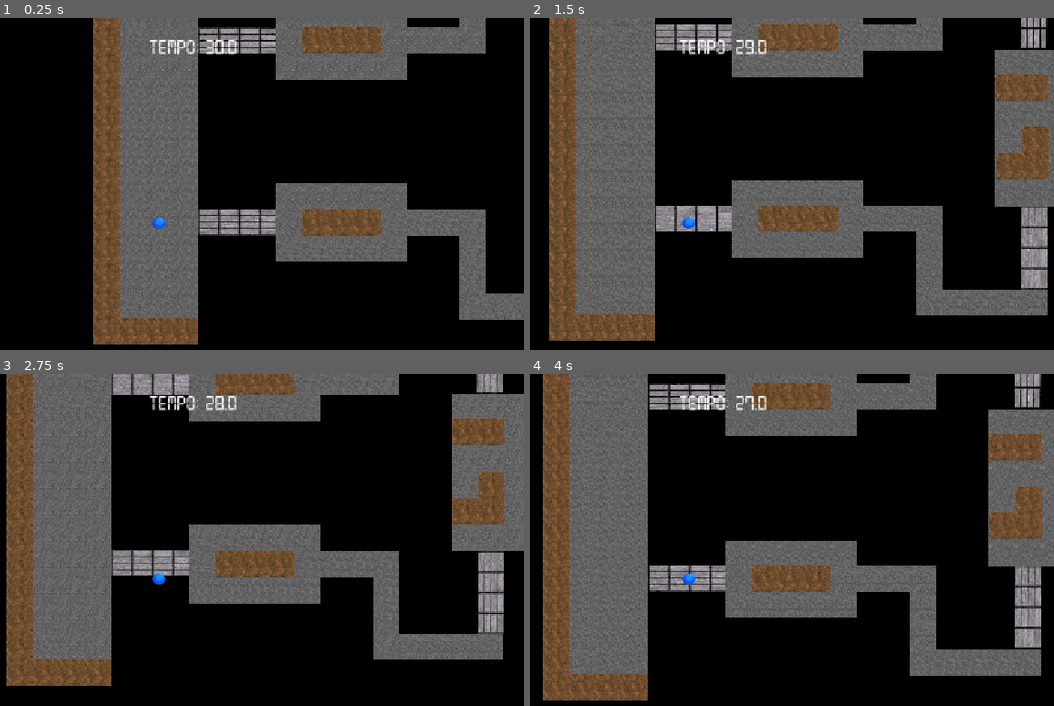
Above: before the commit, frames 1-4 (two rows, left to right).
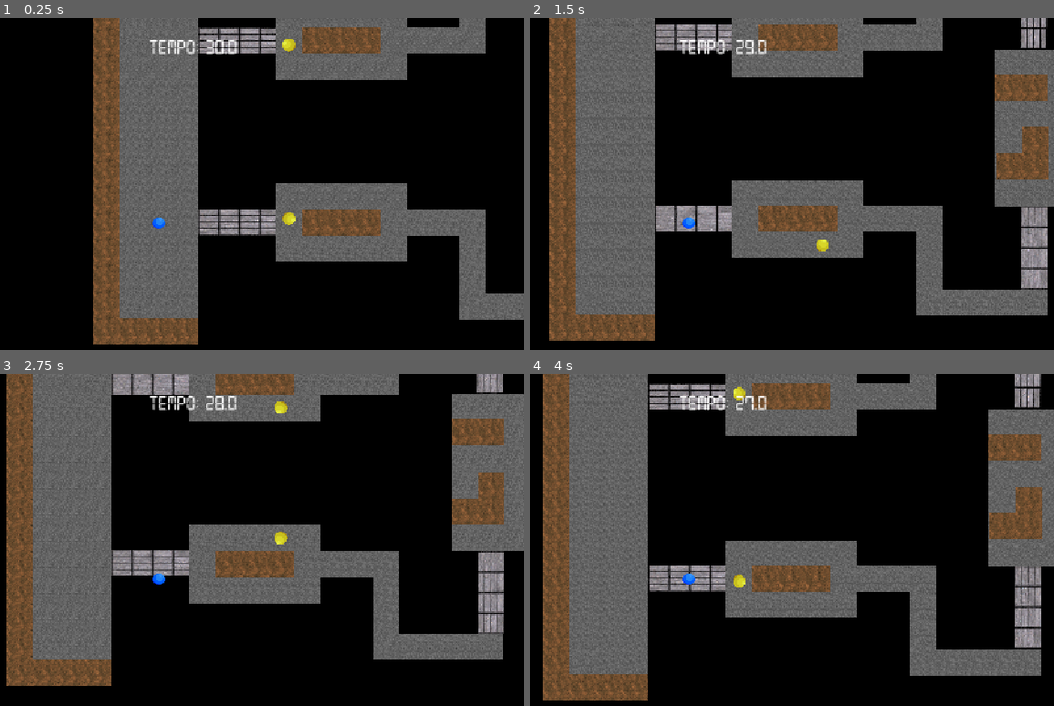
Above: after the commit, the same moments.

Repository: viniciusbaylet/DCC148-DesenvolvimentoJogos
Game: Godot game, scene res://scenes/main.tscn
Same seed, same stepped clock (60 frames per second), same inputs: the game is played once before the commit and once after it. The project has no main scene, so this scene is started directly.
Inputs:
- Up to frame 1 (0.25 s): no input
- Up to frame 2 (1.5 s): hold D (move_right) 0.53-1.28 s; hold S (move_down) from 1.28 s (still down)
- Up to frame 3 (2.75 s): release S (move_down) at 2.03 s; hold D (move_right) from 2.03 s (still down)
- Up to frame 4 (4 s): release D (move_right) at 2.78 s; hold W (move_up) 2.78-3.53 s; hold A (move_left) from 3.53 s (still down)

The runs differ from the first frame. In frame 1, 0.2% of the frame differs, in the area x 53-57%, y 6-63%; in frame 2, less than 0.1%; in frame 3, 0.2%; in frame 4, 0.1%.

Commit message:
feat: create enemy with collision and trajectory

Diff:
--- /dev/null
+++ b/Trabalho1/scenes/inimigo.tscn
@@ -0,0 +1,19 @@
+[gd_scene format=3 uid="uid://dhlxmoa6tgf12"]
+
+[ext_resource type="Script" uid="uid://640cysuledu" path="res://scripts/inimigo.gd" id="1_61lki"]
+[ext_resource type="Texture2D" uid="uid://djbcpipds4mf4" path="res://sprites/ball2.png" id="1_pt50e"]
+
+[sub_resource type="CircleShape2D" id="CircleShape2D_61lki"]
+radius = 11.05
+
+[node name="Inimigo" type="Area2D" unique_id=568653154]
+script = ExtResource("1_61lki")
+
+[node name="Sprite2D" type="Sprite2D" parent="." unique_id=876772764]
+scale = Vector2(0.7, 0.7)
+texture = ExtResource("1_pt50e")
+
+[node name="CollisionShape2D" type="CollisionShape2D" parent="." unique_id=381095442]
+shape = SubResource("CircleShape2D_61lki")
+
+[connection signal="body_entered" from="." to="." method="_on_body_entered"]
--- a/Trabalho1/scenes/main.tscn
+++ b/Trabalho1/scenes/main.tscn
@@ -11,9 +11,6 @@
 
 [node name="Player" parent="." unique_id=25847643 instance=ExtResource("2_sugp2")]
 position = Vector2(70, 480)
-speed = null
-acceleration = null
-friction = null
 
 [node name="Tempo" parent="." unique_id=205442638 instance=ExtResource("3_sugp2")]
 
--- a/Trabalho1/scenes/pista.tscn
+++ b/Trabalho1/scenes/pista.tscn
@@ -5,6 +5,25 @@
 [ext_resource type="PackedScene" uid="uid://bsmx6s1uk1mub" path="res://scenes/parede.tscn" id="3_erodb"]
 [ext_resource type="PackedScene" uid="uid://ccg62hrpjsbl1" path="res://scenes/linha_chegada.tscn" id="4_itl16"]
 [ext_resource type="PackedScene" uid="uid://ca1c2yahavtjh" path="res://scenes/abismo.tscn" id="5_erodb"]
+[ext_resource type="PackedScene" uid="uid://dhlxmoa6tgf12" path="res://scenes/inimigo.tscn" id="6_12jx3"]
+
+[sub_resource type="Curve2D" id="Curve2D_12jx3"]
+_data = {
+"points": PackedVector2Array(0, 0, 0, 0, 895, 282, 0, 0, 0, 0, 895, 351, 0, 0, 0, 0, 895, 282)
+}
+point_count = 3
+
+[sub_resource type="Curve2D" id="Curve2D_4e6bw"]
+_data = {
+"points": PackedVector2Array(0, 0, 0, 0, 298, 434, 0, 0, 0, 0, 298, 525, 0, 0, 0, 0, 482, 525, 0, 0, 0, 0, 482, 434, 0, 0, 0, 0, 298, 434)
+}
+point_count = 5
+
+[sub_resource type="Curve2D" id="Curve2D_6srjx"]
+_data = {
+"points": PackedVector2Array(0, 0, 0, 0, 298, 205, 0, 0, 0, 0, 298, 114, 0, 0, 0, 0, 482, 114, 0, 0, 0, 0, 482, 205, 0, 0, 0, 0, 298, 205)
+}
+point_count = 5
 
 [node name="Pista" type="Node2D" unique_id=1142610319]
 
@@ -1155,3 +1174,30 @@
 
 [node name="Abismo42" parent="." unique_id=1073867631 instance=ExtResource("5_erodb")]
 position = Vector2(236, 363)
+
+[node name="Trajetoria3" type="Path2D" parent="." unique_id=6603870]
+curve = SubResource("Curve2D_12jx3")
+
+[node name="PathFollow2D" type="PathFollow2D" parent="Trajetoria3" unique_id=441729518]
+position = Vector2(895, 282)
+rotation = 1.5707964
+
+[node name="Inimigo" parent="Trajetoria3/PathFollow2D" unique_id=568653154 instance=ExtResource("6_12jx3")]
+
+[node name="Trajetoria4" type="Path2D" parent="." unique_id=1829618789]
+curve = SubResource("Curve2D_4e6bw")
+
+[node name="PathFollow2D" type="PathFollow2D" parent="Trajetoria4" unique_id=688543657]
+position = Vector2(298, 434)
+rotation = 1.5707964
+
+[node name="Inimigo" parent="Trajetoria4/PathFollow2D" unique_id=755568773 instance=ExtResource("6_12jx3")]
+
+[node name="Trajetoria5" type="Path2D" parent="." unique_id=561033587]
+curve = SubResource("Curve2D_6srjx")
+
+[node name="PathFollow2D" type="PathFollow2D" parent="Trajetoria5" unique_id=421477518]
+position = Vector2(298, 205)
+rotation = -1.5707964
+
+[node name="Inimigo" parent="Trajetoria5/PathFollow2D" unique_id=1845009945 instance=ExtResource("6_12jx3")]
--- /dev/null
+++ b/Trabalho1/scripts/inimigo.gd
@@ -0,0 +1,22 @@
+extends Area2D
+
+@export var speed: float = 150.0
+
+func _process(delta: float) -> void:
+	var parent = get_parent()
+	if parent is PathFollow2D:
+		parent.progress += speed * delta
+
+func _on_body_entered(body: Node2D) -> void:
+	if body.name == "Player":
+		var main_node = get_tree().current_scene
+		if main_node:
+			var node_tempo = main_node.get_node_or_null("Tempo")
+			var timer = node_tempo.get_node_or_null("Timer") if node_tempo else null
+			var tela_final = main_node.get_node_or_null("Final")
+
+			if timer and not timer.is_stopped() and timer.time_left > 0:
+				timer.stop()
+
+			if tela_final:
+				tela_final.mostrar_final("Game Over", "Você foi atingido pela esfera adversária!", "Tentar Novamente")
--- a/Trabalho1/scripts/player.gd
+++ b/Trabalho1/scripts/player.gd
@@ -3,7 +3,7 @@
 
 @export var speed: float = 350.0
 @export var acceleration: float = 800.0
-@export var friction: float = 300.0
+@export var friction: float = 1000.0
 
 var speed_modifier: float = 1.0
 
Not shown, added: Trabalho1/scripts/inimigo.gd.uid
